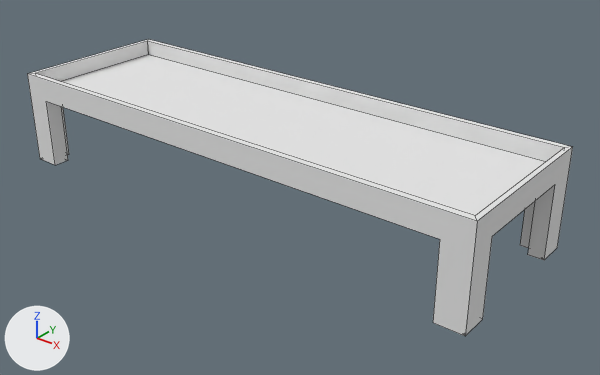
What one commit did to the Blender file res/blendFiles/house/castingTable.blend.
One viewpoint serves both versions: a 50 mm camera at (9.5, -10.98, 7.26) aimed at (0.61, 0.13, 0.37). The axes (+X, +Y, +Z) are drawn at lower left. The lights are the same throughout. Mesh edges are drawn as thin lines.
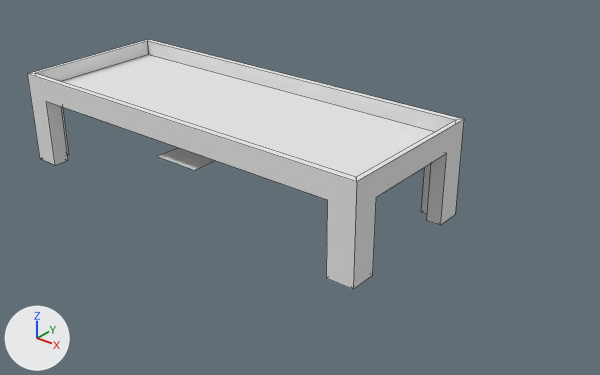
The newer file is also turned or shifted as a whole; pictures and numbers use the older file's frame.

Patch to the scene script:
```diff
--- a/res/blendFiles/house/castingTable.blend.py
+++ b/res/blendFiles/house/castingTable.blend.py
@@ me_cube @@
 me_cube.from_pydata(...)  # 68 vertices, 58 faces; spans x -1.56..1.56, y -1.0..1.0, z 0.0..1.73
 # used by ob_cube; location = (0.0, 0.0, 0.0); scale = (3.28, 1.65, 1.1)
+# me_cube part 1: all 34 vertices in x 1.4..1.56, y -1.0..1.0, z 0.0..1.73 are moved by (-0.61, 0.0, 0.0)
 me_cube.materials.append(mat_material)
@@ me_plane_001 @@
+me_plane_001.from_pydata([(-1.0, -1.0, 0.0), (1.0, -1.0, 0.0), (-1.0, 1.0, 0.0), (1.0, 1.0, 0.0)], [], [(0, 1, 3, 2)])
@@ ob_plane @@
+ob_plane = bpy.data.objects.new('Plane', me_plane_001)
+ob_plane.location = (-1.0, 0.0, 1.0)
+ob_plane.scale = (0.494, 1.51, 1.0)
```

Location of each change, (x1, y1, x2, y2) in pixels of the pictures (600 x 375 px):
'Cube', reshaped (20% narrower, 16% shorter)
    before: (27, 39, 573, 336)
    after: (27, 39, 464, 289)
'Plane', added
    after: (157, 148, 215, 170)
